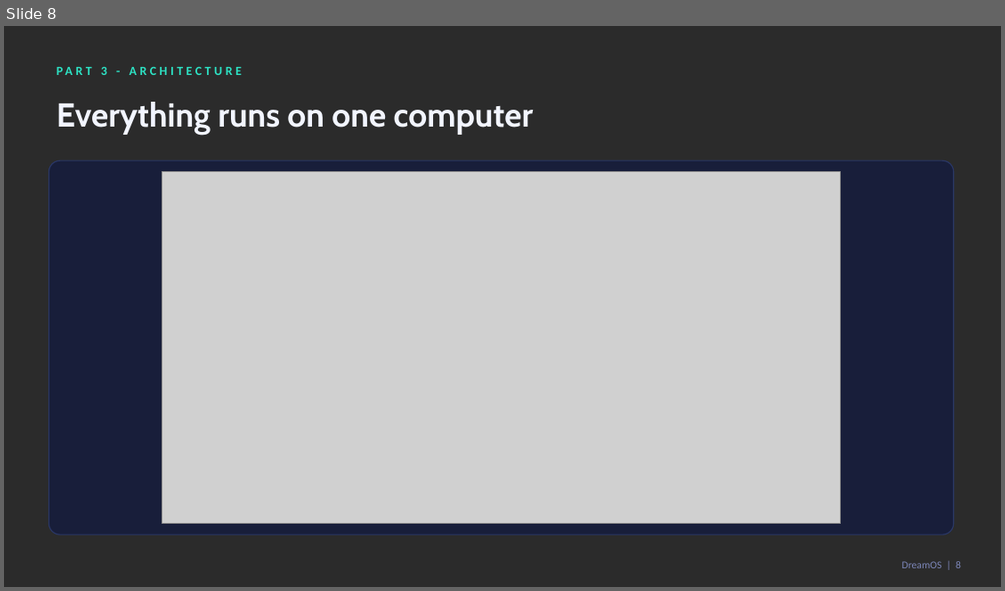
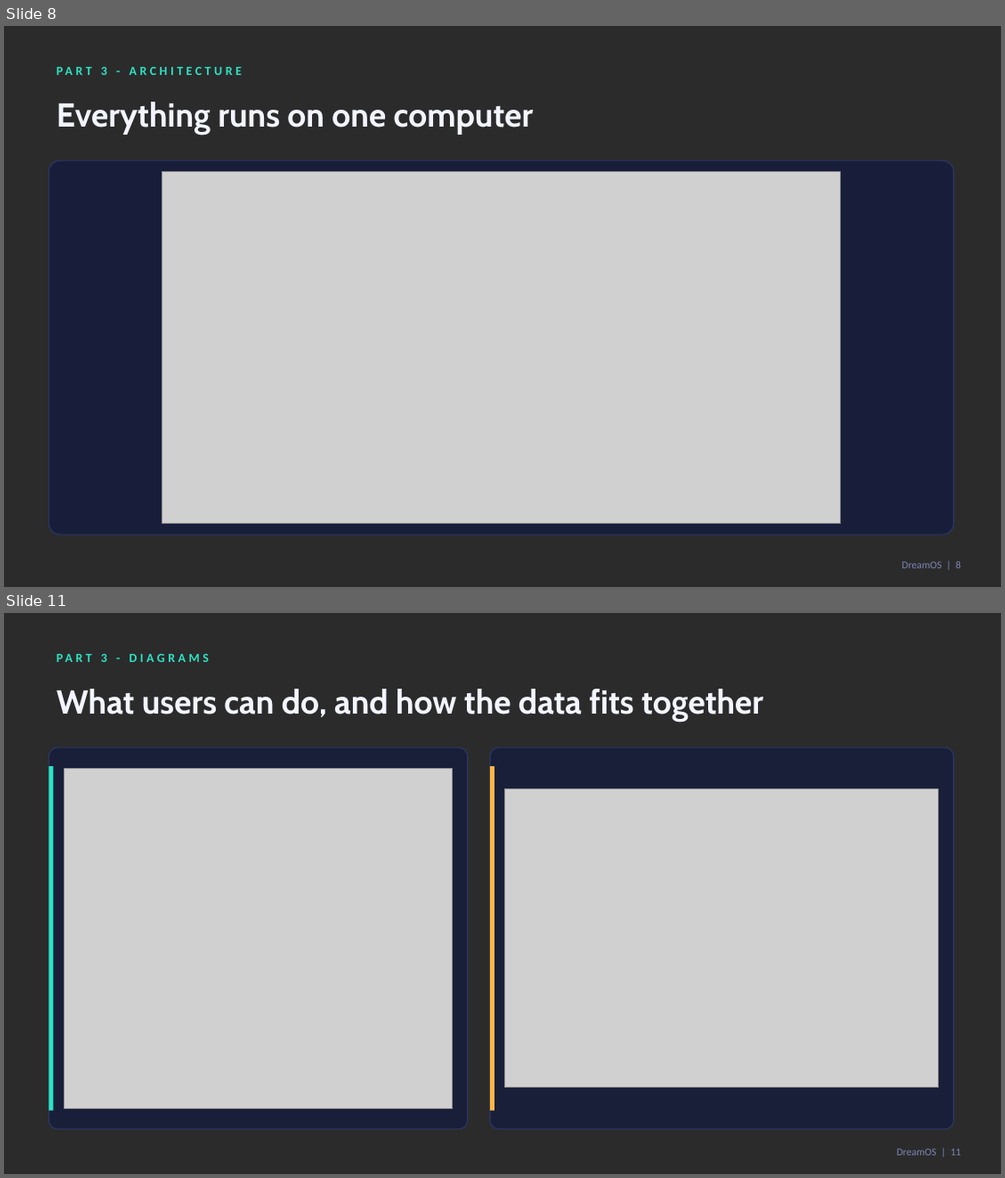
Before and after one commit to zaidwhy/dreamos-college-project, a slide deck: docs/deck/DreamOS-Final-Monitoring.pptx. Shown one above the other, each under a label of ours: slide 8 before the commit, slides 8 and 11 after it; the slides between them are not shown. The pictures are 1005x591 and 1005x1178 pixels, drawn with LibreOffice and Linux fonts; fonts in the diff are those of the drawing; grey boxes stand for pictures; background and template pictures are left out; a plain dark background stands for a picture behind light text. Boxes give left, top, right and bottom in pixels: in the first picture for what was removed or moved away, otherwise in the second. Text is boxed around its words. In the diff, an @@ line names an element or a change of style, - is before the commit and + after.

Commit message:
Deck: add flow, sequence, use-case and database diagrams from the design report
Restores the UML and flow diagrams from the previous deck in plain-language slides,
and corrects the cross-reference to the results slides.

```diff
--- a/docs/deck/DreamOS-Final-Monitoring.pptx
+++ b/docs/deck/DreamOS-Final-Monitoring.pptx
@@ slide 11 added at (4,613,1001,1174), background picture (left out) @@
@@ text added at (101,654,107,662), 12 pt, text #2DE2C4, bold @@
+PART 3 - DIAGRAMS
@@ text added at (57,689,763,722), 32 pt, text #F2F5FF, bold @@
+What users can do, and how the data fits together
@@ rounded rectangle added at (48,747,468,1129), fill #151C3D at 78% opacity, outline #2A3766 1 pt @@
@@ rectangle added at (48,766,53,1111), fill #2DE2C4 @@
@@ picture added at (64,769,453,1109) @@
@@ rounded rectangle added at (490,747,954,1129), fill #151C3D at 78% opacity, outline #2A3766 1 pt @@
@@ rectangle added at (490,766,494,1111), fill #FFB547 @@
@@ picture added at (505,789,938,1088) @@
@@ text added at (897,1148,961,1155), 10 pt, text #7C86B8 @@
+DreamOS | 11
```
Also in this commit, not shown: 15 slides changed, 2 other slides added, 1 other file.
